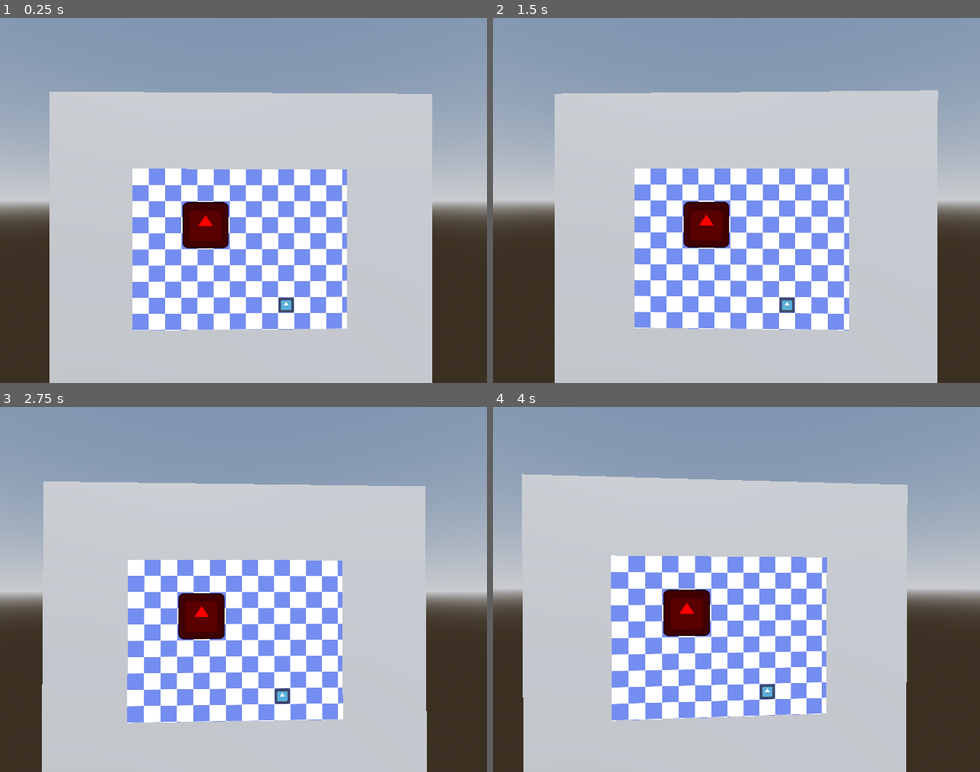
Above: before the commit, frames 1-4 (two rows, left to right).
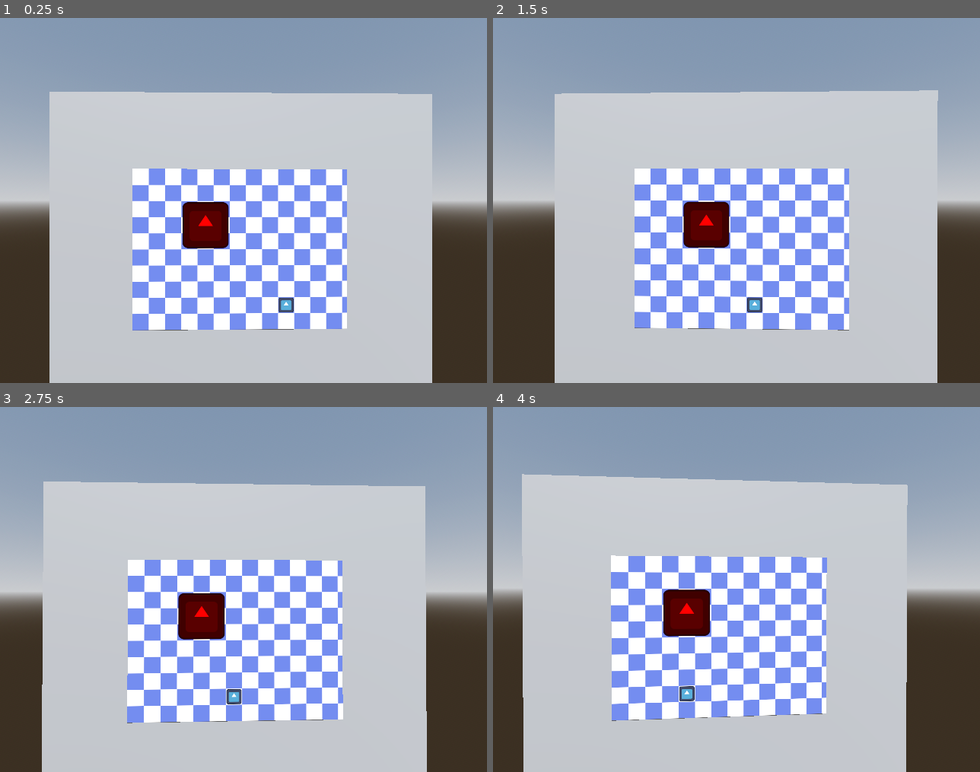
Above: after the commit, the same moments.

Repository: systemeffect/gwj92
Game: Godot game, scene res://player/test_area.tscn
Two runs of this game, one before a commit and one after it. Both use one fixed random seed, a clock stepped at 60 frames per second and the inputs below. This scene is started directly instead of the project's main scene. The engine's default icon, where the game draws it, is replaced by a stand-in: a white triangle on a blue panel in a dark square.
Inputs (mouse positions are in pixels of both pictures, inside the frame that each line leads up to):
- Up to frame 1 (0.25 s): no input
- Up to frame 2 (1.5 s): tap Enter at 0.5 s; move the mouse to (760, 200) at 0.52 s; hold Up (ui_up) from 0.53 s (still down); click (760, 200) at 0.67 s; tap Space at 1.25 s; move the mouse to (712, 200) at 1.27 s; click (712, 200) at 1.42 s
- Up to frame 3 (2.75 s): keep holding Up (ui_up); tap Enter at 2 s; move the mouse to (253, 582) at 2.02 s; click (253, 582) at 2.17 s
- Up to frame 4 (4 s): keep holding Up (ui_up); tap Space at 2.75 s; move the mouse to (731, 596) at 2.77 s; click (731, 596) at 2.92 s; tap Enter at 3.5 s; move the mouse to (775, 593) at 3.52 s; click (775, 593) at 3.67 s

The runs differ from the first frame. In frame 1, less than 0.1% of the frame differs, in the area x 27-72%, y 85-86%; in frame 2, 0.3%; in frame 3, 0.3%, in the area x 26-70%, y 77-87%; in frame 4, 0.3%.

Commit message:
Control scenes within other scenes

Diff:
--- a/City_Grid/city_grid.tscn
+++ b/City_Grid/city_grid.tscn
@@ -16,6 +16,7 @@
 scale = Vector2(0.35, 0.35)
 texture = ExtResource("2_pjegq")
 script = ExtResource("3_pjegq")
+VAN_SPEED = null
 
 [node name="Storm" type="Sprite2D" parent="." unique_id=2133752693]
 modulate = Color(1, 0, 0.047058824, 1)
--- a/City_Grid/van.gd
+++ b/City_Grid/van.gd
@@ -3,6 +3,9 @@
 @export var VAN_SPEED: float = 45
 var target_loc_x: float = 0
 var target_loc_y: float = 0
+
+func _ready() -> void:
+	GlobalSignals.clicked.connect(_on_clicked)
 
 func _process(delta):
 	var pos = position
@@ -33,3 +36,6 @@
 		move("up")
 	if event.is_action_pressed("ui_down"):
 		move("down")
+
+func _on_clicked() -> void:
+	move("left")
--- /dev/null
+++ b/global_signals.gd
@@ -0,0 +1,4 @@
+extends Node
+
+
+signal clicked
--- a/player/player.gd
+++ b/player/player.gd
@@ -2,8 +2,10 @@
 
 @onready var sub_viewport: SubViewport = $"../MeshInstance3D/SubViewport"
 @onready var camera_pivot: Node3D = $CameraPivot
+@onready var mesh_instance_3d: MeshInstance3D = $"../MeshInstance3D"
+@onready var city_grid: Node2D = $"../Screen Box/CSGBox3D6/Node3D/SubViewport/City_Grid"
+
 var mouse_motion := Vector2.ZERO
-@onready var mesh_instance_3d: MeshInstance3D = $"../MeshInstance3D"
 
 func _ready() -> void:
 	Input.mouse_mode = Input.MOUSE_MODE_CAPTURED
@@ -24,6 +26,10 @@
 	if event.is_action_pressed("ui_cancel"):
 		Input.mouse_mode = Input.MOUSE_MODE_VISIBLE
 
+	if event is InputEventMouseButton:
+		if Input.is_mouse_button_pressed(MOUSE_BUTTON_LEFT):
+			GlobalSignals.clicked.emit()
+
 func handle_camera_rotation() -> void:
 	rotate_y(mouse_motion.x)
 	camera_pivot.rotate_x(mouse_motion.y)
--- a/project.godot
+++ b/project.godot
@@ -19,6 +19,10 @@
 
 buses/default_bus_layout="uid://igd5p1vdrhcv"
 
+[autoload]
+
+GlobalSignals="*uid://do68a770j1li7"
+
 [display]
 
 window/size/viewport_width=640
Binary file changed: assets/48 48 grid.png
Not shown, added: global_signals.gd.uid
